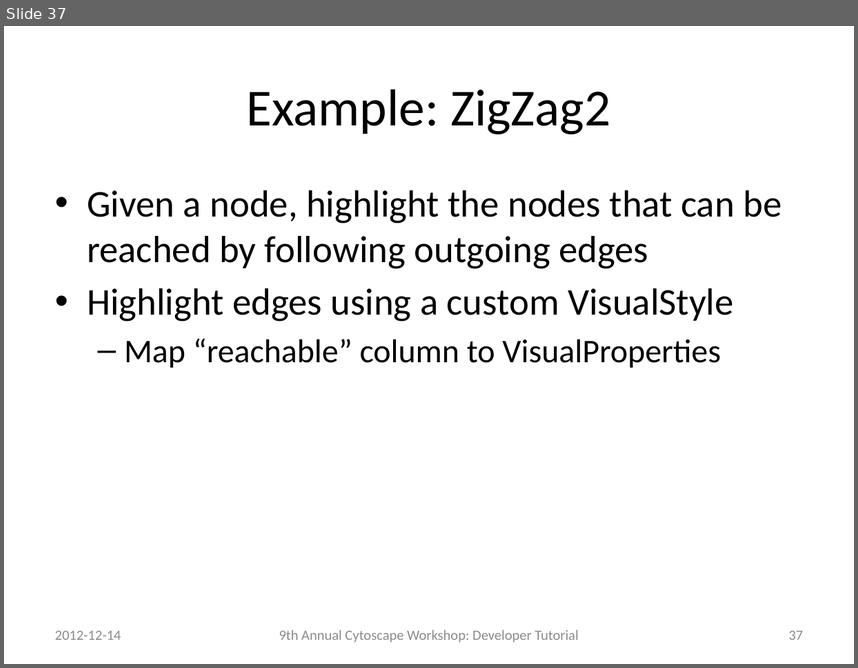
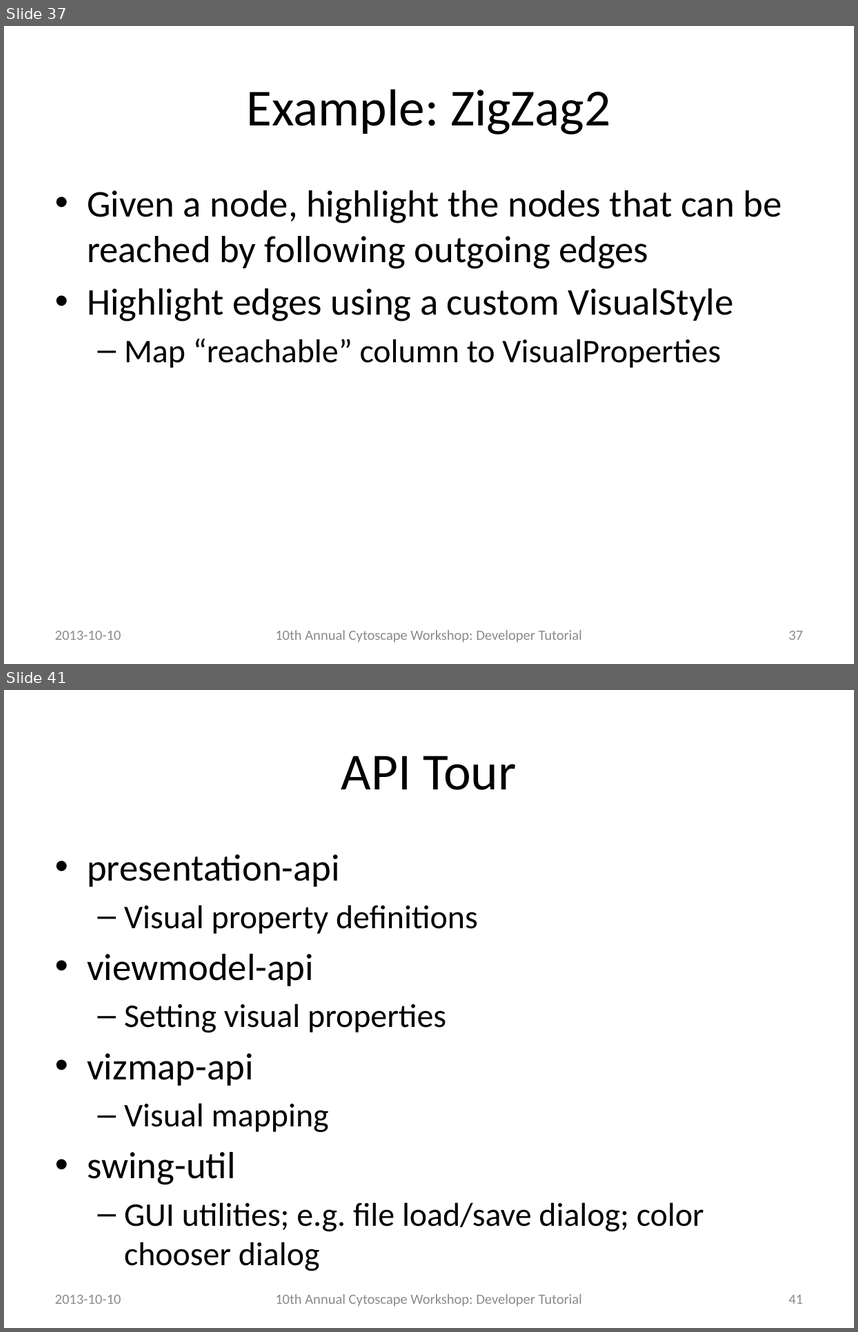
Before and after one commit to jrrmzz/cy3-dev-tutorial, a slide deck: slides.pptx. Shown one above the other, each under a label of ours: slide 37 before the commit, slides 37 and 41 after it; the slides between them are not shown. The pictures are 858x668 and 858x1332 pixels, drawn with LibreOffice and Linux fonts; fonts in the diff are those of the drawing. Boxes give left, top, right and bottom in pixels: in the first picture for what was removed or moved away, otherwise in the second. Text is boxed around its words. In the diff, an @@ line names an element or a change of style, - is before the commit and + after.

Commit message:
Updated tutorial materials for 2013 workshop/retreat

```diff
--- a/slides.pptx
+++ b/slides.pptx
@@ slide 41 added at bbox=[4, 690, 854, 1328], background #FFFFFF @@
@@ title added at bbox=[341, 756, 516, 790], 44 pt, text #000000 @@
+API Tour
@@ text added at bbox=[87, 854, 704, 1271], 28 pt, text #000000 @@
+• presentation-api
+  – Visual property definitions
+• viewmodel-api
+  – Setting visual properties
+• vizmap-api
+  – Visual mapping
+• swing-util
+  – GUI utilities; e.g. file load/save dialog; color chooser dialog
@@ text added at bbox=[55, 1294, 121, 1303], 12 pt, text #8C8C8C @@
+2013-10-10
@@ text added at bbox=[275, 1294, 582, 1305], 12 pt, text #8C8C8C @@
+10th Annual Cytoscape Workshop: Developer Tutorial
@@ page number added at bbox=[789, 1294, 803, 1303], 12 pt, text #8C8C8C @@
+41
@@ slide 37 changed as well @@
@@ text at bbox=[55, 630, 121, 639]: text changed @@
-2012-12-14
+2013-10-10
@@ text at bbox=[275, 630, 582, 641]: text changed @@
-9th Annual Cytoscape Workshop: Developer Tutorial
+10th Annual Cytoscape Workshop: Developer Tutorial
```
Also in this commit, not shown: 38 other slides changed, 5 other slides added, 2 other files.
